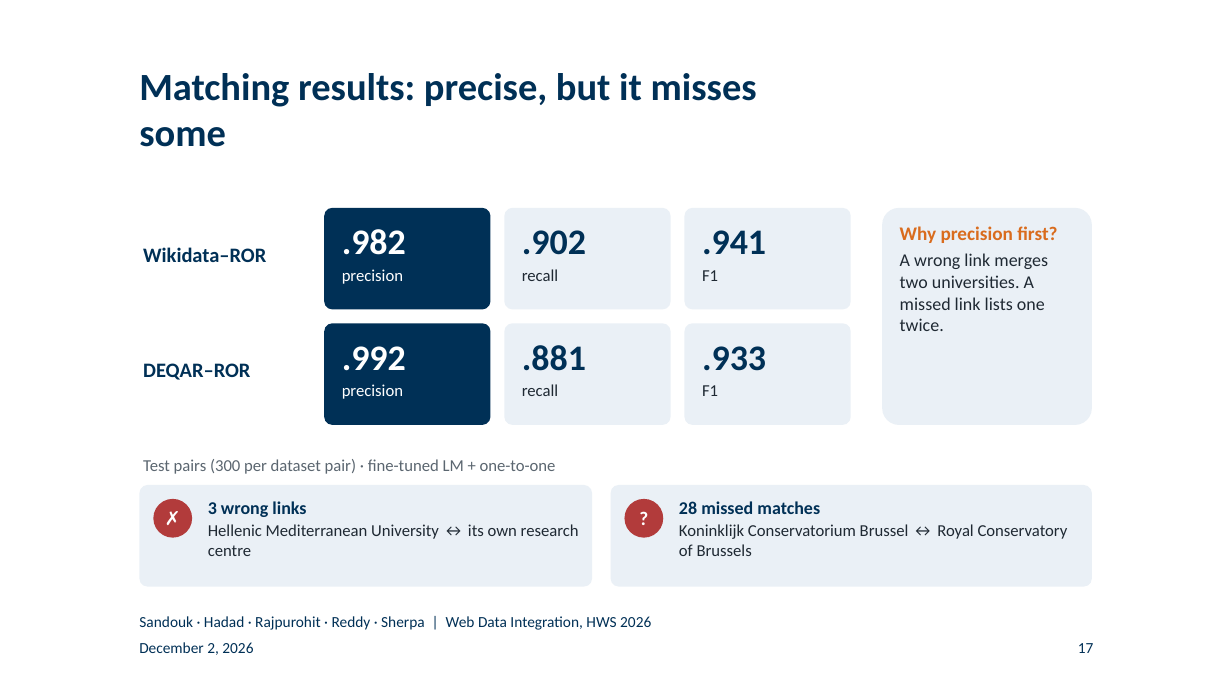
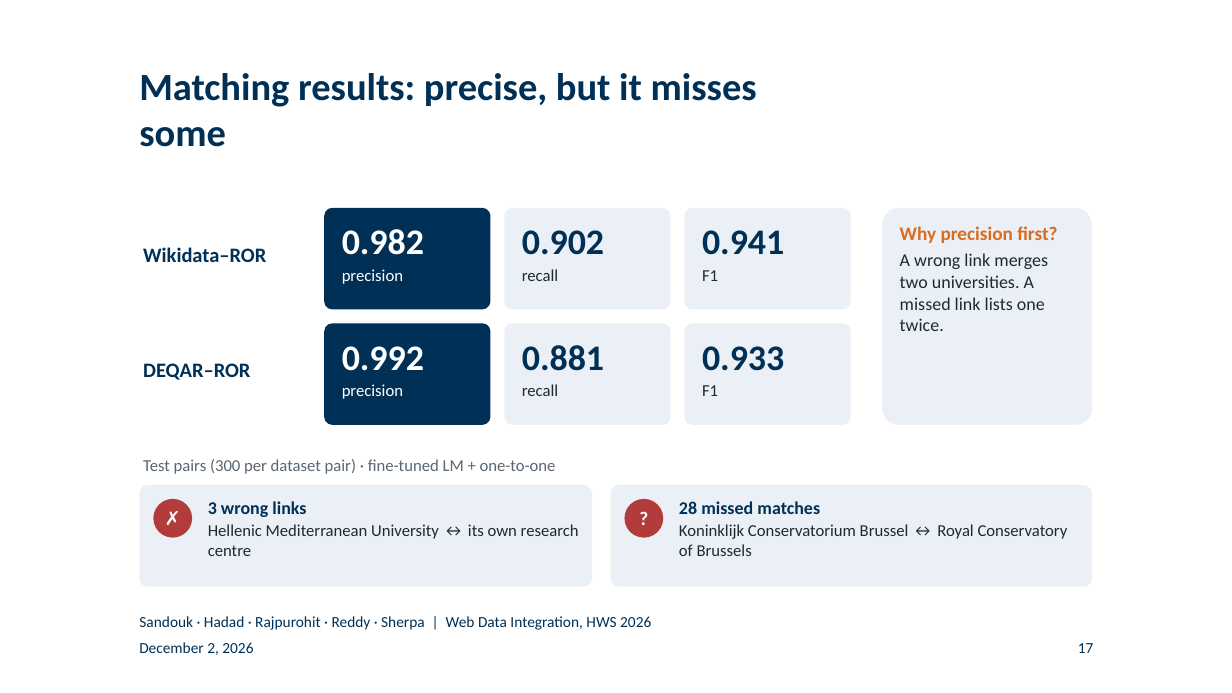
Before and after one commit to BlackSamuron0305/Web-Data-Integration-Project-HWS2026, a slide deck: slide 17 of submission/final-presentation/final_presentation.pptx. Drawn at 1232x693 pixels with LibreOffice and Linux fonts; fonts in the diff are those of the drawing; background and template pictures are left out. Boxes give left, top, right and bottom in pixels: in the first picture for what was removed or moved away, otherwise in the second. Text is boxed around its words. In the diff, an @@ line names an element or a change of style, - is before the commit and + after.

```diff
--- a/submission/final-presentation/final_presentation.pptx
+++ b/submission/final-presentation/final_presentation.pptx
@@ text at box(342, 229, 424, 255): text changed @@
-.982
+0.982
@@ text at box(522, 230, 604, 255): text changed @@
-.902
+0.902
@@ text at box(702, 230, 784, 255): text changed @@
-.941
+0.941
@@ text at box(342, 346, 424, 371): text changed @@
-.992
+0.992
@@ text at box(522, 345, 604, 371): text changed @@
-.881
+0.881
@@ text at box(702, 346, 784, 371): text changed @@
-.933
+0.933
```
Also in this commit, not shown: 8 other slides changed, 3 other files.
